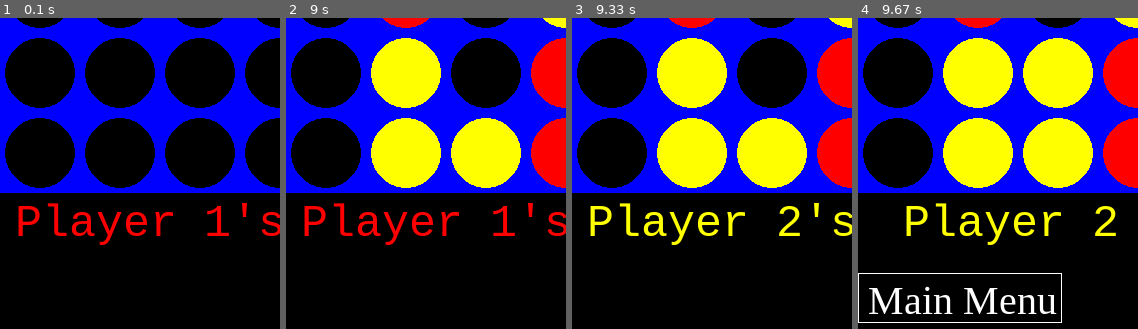
Above: before the commit, frames 1-4 (left to right).
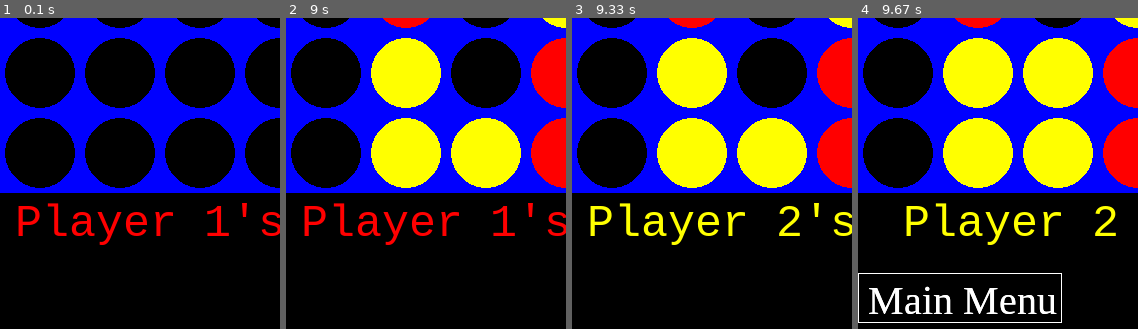
Above: after the commit, the same moments.

Repository: rajan-code/Online_Connect_4
Game: pygame game, started from connect_4_game.py
Two runs of this game, one before a commit and one after it. Both use one fixed random seed, a clock stepped at 60 frames per second and the inputs below.
Inputs (mouse positions are % of the whole screen's width and height, from its top left):
- Up to frame 1 (0.1 s): no input
- Up to frame 2 (9 s): click (50, 46) at 0.38 s; click (60, 72) at 0.72 s; click (87, 87) at 1.05 s; click (26, 23) at 1.38 s; click (50, 60) at 1.72 s; click (36, 22) at 2.05 s; click (85, 77) at 2.38 s; click (18, 57) at 2.72 s; click (21, 24) at 3.05 s; click (26, 66) at 3.38 s; click (86, 73) at 3.72 s; click (19, 89) at 4.05 s; click (19, 53) at 4.38 s; click (56, 78) at 4.72 s; click (68, 85) at 5.05 s; click (15, 87) at 5.38 s; click (25, 65) at 5.72 s; click (82, 20) at 6.05 s; click (55, 14) at 6.38 s; click (22, 5) at 6.72 s; click (49, 66) at 7.05 s; click (68, 64) at 7.38 s; click (44, 71) at 7.72 s; click (18, 58) at 8.05 s; click (45, 76) at 8.38 s; click (65, 46) at 8.72 s
- Up to frame 3 (9.33 s): click (27, 17) at 9.05 s
- Up to frame 4 (9.67 s): click (37, 60) at 9.42 s
The pictures show only the part of the screen within x 0-50%, y 50-100%; the shares and areas given below are measured in that part.

Frames 1-3 are identical in both runs. In frame 4, 0.8% of the frame differs, in the area x 3-72%, y 86-96%.

Commit message:
fixed bug in offline 2 player game that ended in draw

Diff:
--- a/client.py
+++ b/client.py
@@ -34,7 +34,7 @@
 
 SQUARE_SIZE = 80
 WIDTH = NUM_COLUMNS * SQUARE_SIZE
-HEIGHT = (NUM_ROWS + 2) * SQUARE_SIZE + (SQUARE_SIZE)
+HEIGHT = (NUM_ROWS + 2) * SQUARE_SIZE + SQUARE_SIZE
 RADIUS = (SQUARE_SIZE // 2) - 5
 screen = pygame.display.set_mode((WIDTH, HEIGHT))
 pygame.display.set_caption('Client')
--- a/connect_4_game.py
+++ b/connect_4_game.py
@@ -140,11 +140,11 @@
 
             if 0. not in self.board:
                 label = font1.render("It's a tie!", 1, WHITE)
-                pygame.draw.rect(win, BLACK,
-                                 (0, HEIGHT - SQUARE_SIZE, WIDTH, SQUARE_SIZE))
+                pygame.draw.rect(win, BLACK, (0, HEIGHT - SQUARE_SIZE*2, WIDTH, SQUARE_SIZE*2))
                 win.blit(label, (15, HEIGHT - 75 - SQUARE_SIZE))
                 pygame.display.update((0, HEIGHT - SQUARE_SIZE*2, WIDTH, SQUARE_SIZE*2))
                 self.game_over = True
+                break
 
             for event in pygame.event.get():
                 if event.type == pygame.QUIT:
@@ -214,6 +214,10 @@
                                 break
                         # pygame.time.wait(1500)
         run = True
+        main_menu_text = FONT2.render("Main Menu", 1, WHITE)
+        main_menu_rect = pygame.draw.rect(win, WHITE, (0, HEIGHT - SQUARE_SIZE, main_menu_text.get_width() + 15, main_menu_text.get_height() + 5), 1)
+        win.blit(main_menu_text, (10, HEIGHT - 75))
+        pygame.display.update()
         while run:
             for event in pygame.event.get():
                 if event.type == pygame.QUIT:
